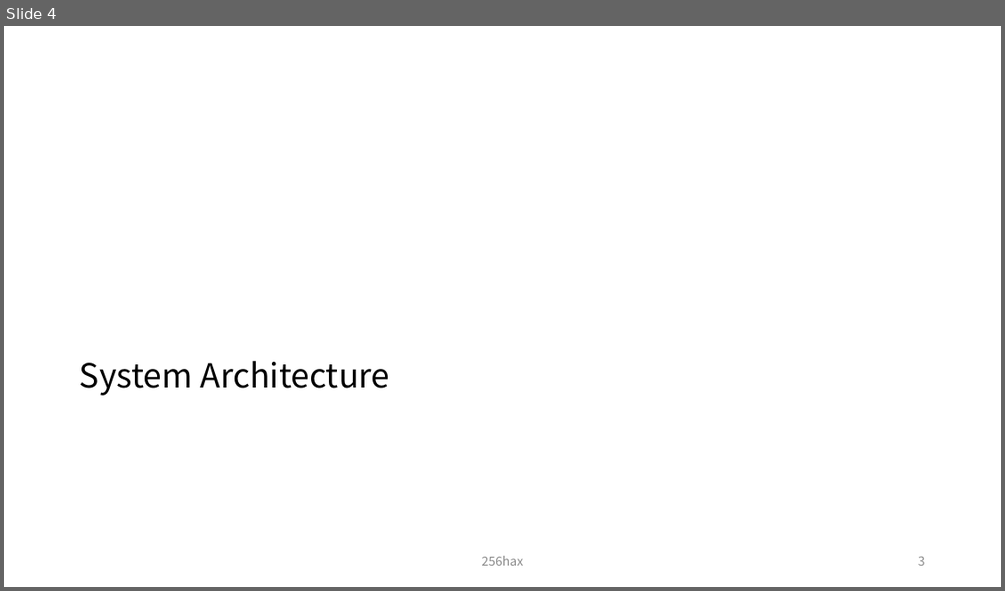
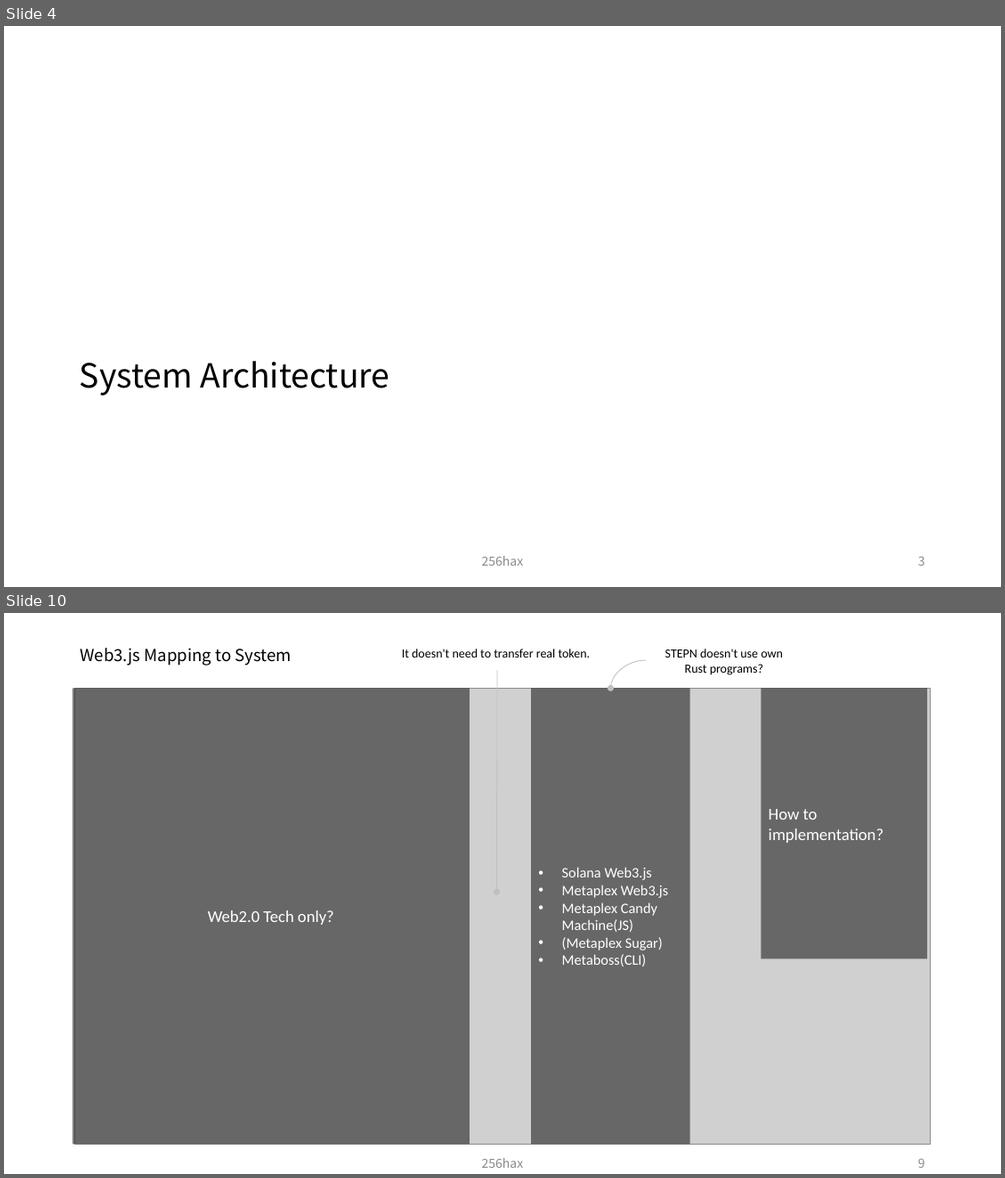
Before and after one commit to legendaryangelist/solana-anchor-react-essential, a slide deck: docs/Solana_Blockchain_Outline_Figure.pptx. Shown one above the other, each under a label of ours: slide 4 before the commit, slides 4 and 10 after it; the slides between them are not shown. The pictures are 1005x591 and 1005x1178 pixels, drawn with LibreOffice and Linux fonts; fonts in the diff are those of the drawing; grey boxes stand for pictures. Boxes give left, top, right and bottom in pixels: in the first picture for what was removed or moved away, otherwise in the second. Text is boxed around its words. In the diff, an @@ line names an element or a change of style, - is before the commit and + after.

Commit message:
docs: add X to Earn section(ex: STEPN)

```diff
--- a/docs/Solana_Blockchain_Outline_Figure.pptx
+++ b/docs/Solana_Blockchain_Outline_Figure.pptx
@@ slide 10 added at [4, 613, 1001, 1174], background #FFFFFF @@
@@ title added at [80, 648, 291, 666], 16 pt, text #000000 @@
+Web3.js Mapping to System
@@ text added at [402, 649, 591, 657], 12 pt, text #000000 @@
+It doesn't need to transfer real token.
@@ curved arrow added from (646, 660) to (610, 688), #BFBFBF 0.75 pt @@
@@ text added at [665, 649, 783, 675], 12 pt, text #000000 @@
+STEPN doesn't use own Rust programs?
@@ rectangle added at [73, 688, 469, 1144], fill #000000 at 50% opacity, 16 pt, text #FFFFFF @@
+Web2.0 Tech only?
@@ picture added at [75, 688, 930, 1144] @@
@@ curved arrow added from (498, 670) to (497, 892), #BFBFBF 0.75 pt @@
@@ rectangle added at [531, 688, 689, 1144], fill #000000 at 50% opacity, 14 pt, text #FFFFFF @@
+• Solana Web3.js
+• Metaplex Web3.js
+• Metaplex Candy Machine(JS)
+• (Metaplex Sugar)
+• Metaboss(CLI)
@@ rectangle added at [760, 688, 927, 958], fill #000000 at 50% opacity, 16 pt, text #FFFFFF @@
+How to implementation?
@@ text added at [482, 1158, 524, 1167], 12 pt, text #8C8C8C @@
+256hax
@@ page number added at [918, 1158, 925, 1167], 12 pt, text #8C8C8C @@
+9
```
Also in this commit, not shown: 33 slides changed, 5 other slides added.
